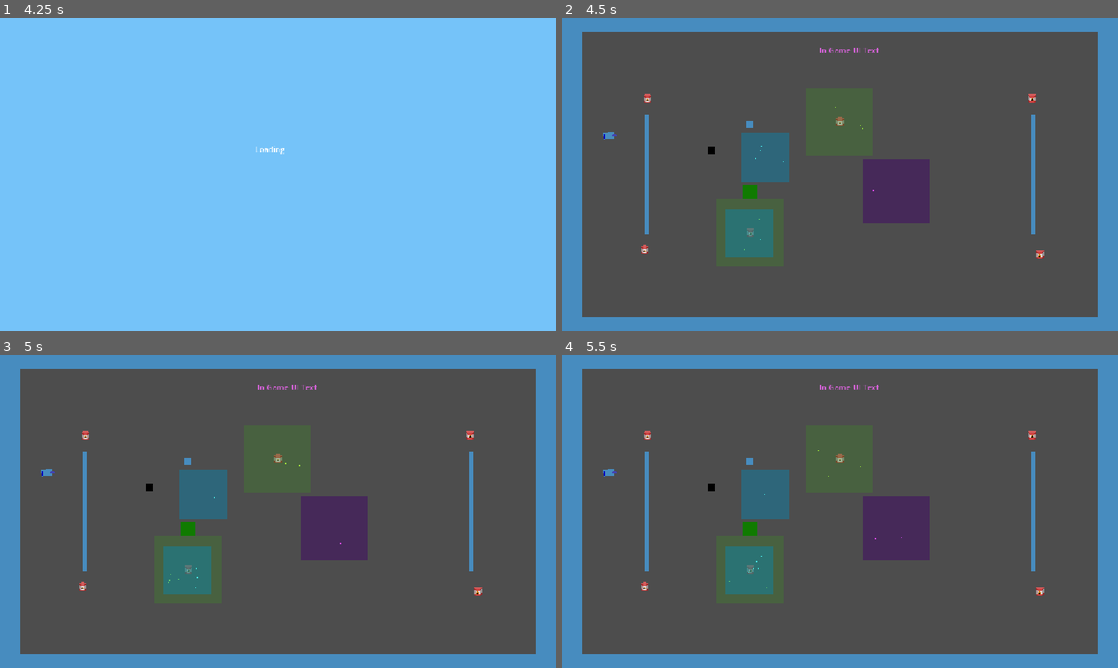
Above: before the commit, frames 1-4 (two rows, left to right).
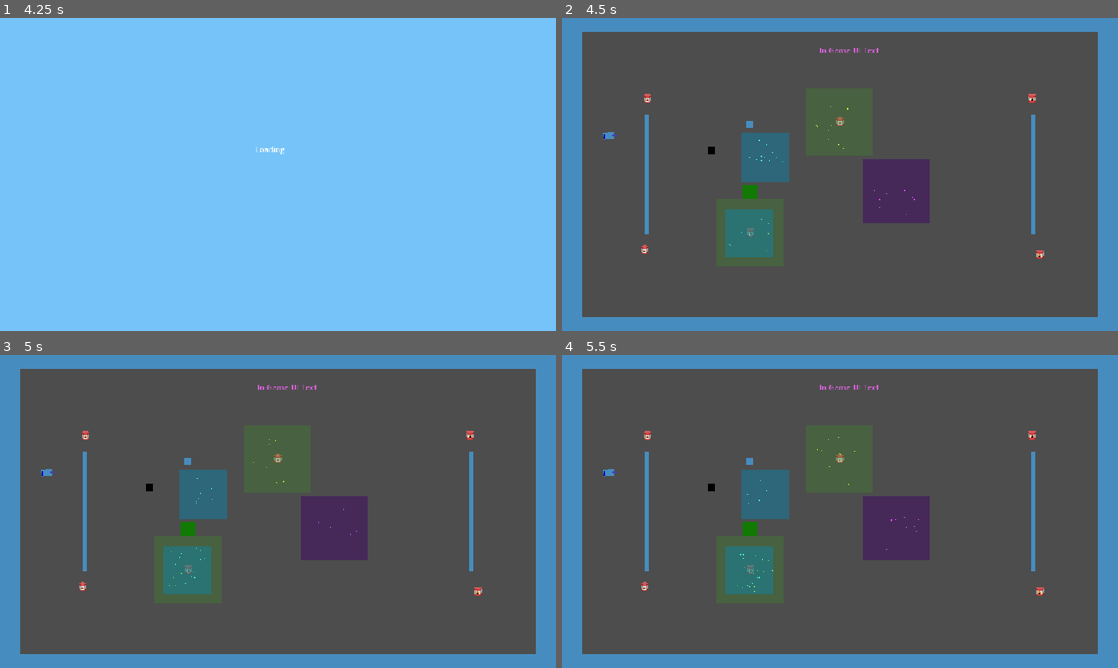
Above: after the commit, the same moments.

Repository: JoeyGiordano/TankTrouble2
Game: Godot game, scene res://game_container/game_container.tscn
The game is run twice, just before and just after one commit, with the same random seed, the same clock (stepped at 60 frames per second) and the same inputs. The engine's default icon, where the game draws it, is replaced by a stand-in: a white triangle on a blue panel in a dark square.
Inputs:
- Up to frame 1 (4.25 s): click "[CutSceneOver]" at 0.5 s; click "Play" at 1.25 s; click "Play!" at 2 s; tap Enter at 2.75 s; hold W (player1_up) 2.78-3.53 s; hold . (player0_shoot) 2.78-3.53 s; tap Space at 3.5 s; hold Down (ui_down) from 3.53 s (still down); tap Q (player1_shoot) at 3.6 s
- Up to frame 2 (4.5 s): tap Enter at 4.25 s; release Down (ui_down) at 4.28 s; hold W (player1_up) from 4.28 s (still down); tap K (player2_right) at 4.35 s
- Up to frame 3 (5 s): keep holding W (player1_up)
- Up to frame 4 (5.5 s): keep holding W (player1_up); tap Shift at 5.1 s

Frame 1 is identical in both runs. In frame 2, less than 0.1% of the frame differs, in the area x 30-64%, y 28-75%; in frame 3, less than 0.1%; in frame 4, less than 0.1%, in the area x 30-65%, y 26-76%.

Commit message:
tried to add animation to explosive barrel

Diff:
--- a/game/bullets/basic_bullet/basic_bullet.gd
+++ b/game/bullets/basic_bullet/basic_bullet.gd
@@ -59,4 +59,5 @@
 
 	#add the new bullet to the scene tree in the correct placem
 	Global.Entities.add_child(b)
+
 	return b
--- a/game/map_elements/bullet_speed_modifier_area.tscn
+++ b/game/map_elements/bullet_speed_modifier_area.tscn
@@ -38,7 +38,7 @@
 
 [node name="GPUParticles2D" type="GPUParticles2D" parent="."]
 modulate = Color(0.30109066, 0.9985567, 0.96971744, 1)
-amount = 12
+amount = 30
 preprocess = 0.5
 speed_scale = 0.8
 randomness = 0.5
--- a/game/map_elements/explosive_barrel.gd
+++ b/game/map_elements/explosive_barrel.gd
@@ -2,6 +2,8 @@
 #An area that when a bullet enters the area the barrel object is deleted and bullets are spawned in all directions
 
 #variables
+@export var animated_sprite_2d : AnimatedSprite2D
+@export var sprite2D : Sprite2D
 #health of the box
 @export var health : int
 var bullets : Array[BasicBullet] = []
@@ -9,13 +11,23 @@
 
 
 func explode() :
+	#turn on the animated sprite and turn off the normal sprite
+	animated_sprite_2d.visible = true
+	sprite2D.visible = false
+	animated_sprite_2d.play("Explode")
+	print("explode animation played")
+
+
 
 	#instantiate 8 bullets
 	for n in range(8):
+		print("created bullet")
 		var angle = deg_to_rad(n*45)#get the 45 degree angle in radians
 		var direction = Vector2.RIGHT.rotated(angle)#get the vector for the bullet
 		var b = BasicBullet.instantiate(global_position, 125.0, direction, 7.0)
 		bullets.append(b)
+		#get_tree().current_scene.add_child(b)
+	print("for loop finished")
 
 
 func _on_area_2d_body_entered(body: Node2D) -> void:
@@ -26,7 +38,13 @@
 		#update health
 		health -= 1
 		#explode if health = 0
-		if(health == 0):
-			queue_free()
+		if(health <= 0):
 			#spawn bullets
 			explode()
+			queue_free()
+
+
+
+#func _on_animated_sprite_2d_animation_finished() -> void:
+	#queue_free()
+	#pass
--- a/game/map_elements/explosive_barrel.tscn
+++ b/game/map_elements/explosive_barrel.tscn
@@ -1,8 +1,8 @@
-[gd_scene load_steps=6 format=3 uid="uid://dhnun2qb7oy3g"]
+[gd_scene load_steps=17 format=3 uid="uid://dhnun2qb7oy3g"]
 
 [ext_resource type="Script" uid="uid://ll22rw3b2kvr" path="res://game/map_elements/explosive_barrel.gd" id="1_qiun0"]
-[ext_resource type="Texture2D" uid="uid://dxe5rsvu84bgc" path="res://icon.svg" id="1_uocmh"]
 [ext_resource type="Texture2D" uid="uid://co2wwagvab7hc" path="res://explosive.png" id="3_epv1b"]
+[ext_resource type="Texture2D" uid="uid://cq02uhwvukke6" path="res://explosion_1_0-Sheet.png" id="4_48xmq"]
 
 [sub_resource type="RectangleShape2D" id="RectangleShape2D_qiun0"]
 size = Vector2(16, 16)
@@ -10,10 +10,95 @@
 [sub_resource type="RectangleShape2D" id="RectangleShape2D_epv1b"]
 size = Vector2(14, 14)
 
-[node name="Explosive Barrel" type="StaticBody2D"]
+[sub_resource type="AtlasTexture" id="AtlasTexture_2bgyj"]
+atlas = ExtResource("4_48xmq")
+region = Rect2(0, 0, 32, 32)
+
+[sub_resource type="AtlasTexture" id="AtlasTexture_q38wa"]
+atlas = ExtResource("4_48xmq")
+region = Rect2(32, 0, 32, 32)
+
+[sub_resource type="AtlasTexture" id="AtlasTexture_lpw64"]
+atlas = ExtResource("4_48xmq")
+region = Rect2(64, 0, 32, 32)
+
+[sub_resource type="AtlasTexture" id="AtlasTexture_c4q8o"]
+atlas = ExtResource("4_48xmq")
+region = Rect2(96, 0, 32, 32)
+
+[sub_resource type="AtlasTexture" id="AtlasTexture_l44op"]
+atlas = ExtResource("4_48xmq")
+region = Rect2(128, 0, 32, 32)
+
+[sub_resource type="AtlasTexture" id="AtlasTexture_s7r8w"]
+atlas = ExtResource("4_48xmq")
+region = Rect2(160, 0, 32, 32)
+
+[sub_resource type="AtlasTexture" id="AtlasTexture_okngi"]
+atlas = ExtResource("4_48xmq")
+region = Rect2(192, 0, 32, 32)
+
+[sub_resource type="AtlasTexture" id="AtlasTexture_e3ugx"]
+atlas = ExtResource("4_48xmq")
+region = Rect2(224, 0, 32, 32)
+
+[sub_resource type="AtlasTexture" id="AtlasTexture_1dxdl"]
+atlas = ExtResource("4_48xmq")
+region = Rect2(256, 0, 32, 32)
+
+[sub_resource type="AtlasTexture" id="AtlasTexture_fyotp"]
+atlas = ExtResource("3_epv1b")
+region = Rect2(0, 0, 32, 32)
+
+[sub_resource type="SpriteFrames" id="SpriteFrames_vorrb"]
+animations = [{
+"frames": [{
+"duration": 1.0,
+"texture": SubResource("AtlasTexture_2bgyj")
+}, {
+"duration": 1.0,
+"texture": SubResource("AtlasTexture_q38wa")
+}, {
+"duration": 1.0,
+"texture": SubResource("AtlasTexture_lpw64")
+}, {
+"duration": 1.0,
+"texture": SubResource("AtlasTexture_c4q8o")
+}, {
+"duration": 1.0,
+"texture": SubResource("AtlasTexture_l44op")
+}, {
+"duration": 1.0,
+"texture": SubResource("AtlasTexture_s7r8w")
+}, {
+"duration": 1.0,
+"texture": SubResource("AtlasTexture_okngi")
+}, {
+"duration": 1.0,
+"texture": SubResource("AtlasTexture_e3ugx")
+}, {
+"duration": 1.0,
+"texture": SubResource("AtlasTexture_1dxdl")
+}],
+"loop": false,
+"name": &"Explode",
+"speed": 20.0
+}, {
+"frames": [{
+"duration": 1.0,
+"texture": SubResource("AtlasTexture_fyotp")
+}],
+"loop": true,
+"name": &"default",
+"speed": 5.0
+}]
+
+[node name="Explosive Barrel" type="StaticBody2D" node_paths=PackedStringArray("animated_sprite_2d", "sprite2D")]
 collision_layer = 16
 collision_mask = 3
 script = ExtResource("1_qiun0")
+animated_sprite_2d = NodePath("AnimatedSprite2D")
+sprite2D = NodePath("Sprite2D")
 health = 1
 
 [node name="Area2D" type="Area2D" parent="."]
@@ -24,19 +109,20 @@
 visible = false
 shape = SubResource("RectangleShape2D_qiun0")
 
-[node name="Sprite2D" type="Sprite2D" parent="."]
-modulate = Color(0.94509804, 0, 0.03137255, 1)
-scale = Vector2(14, 14)
-texture = ExtResource("1_uocmh")
-region_enabled = true
-region_rect = Rect2(64, 66, 1, 1)
-
 [node name="CollisionShape2D" type="CollisionShape2D" parent="."]
 shape = SubResource("RectangleShape2D_epv1b")
 
-[node name="Sprite2D2" type="Sprite2D" parent="."]
+[node name="Sprite2D" type="Sprite2D" parent="."]
 scale = Vector2(0.6, 0.6)
 texture = ExtResource("3_epv1b")
 
+[node name="AnimatedSprite2D" type="AnimatedSprite2D" parent="."]
+visible = false
+position = Vector2(1.9073486e-06, 7.1054274e-15)
+scale = Vector2(0.59374994, 0.59374994)
+sprite_frames = SubResource("SpriteFrames_vorrb")
+animation = &"Explode"
+
 [connection signal="body_entered" from="Area2D" to="." method="_on_area_2d_body_entered"]
 [connection signal="body_entered" from="Area2D" to="Area2D" method="_on_body_entered"]
+[connection signal="animation_finished" from="AnimatedSprite2D" to="." method="_on_animated_sprite_2d_animation_finished"]
--- a/game/map_elements/magnetic_area.tscn
+++ b/game/map_elements/magnetic_area.tscn
@@ -38,7 +38,7 @@
 
 [node name="GPUParticles2D" type="GPUParticles2D" parent="."]
 modulate = Color(0.65148306, 1, 0.22609296, 1)
-amount = 12
+amount = 30
 preprocess = 0.5
 speed_scale = 0.8
 randomness = 0.5
--- a/game/map_elements/tank_stat_modifier_area.tscn
+++ b/game/map_elements/tank_stat_modifier_area.tscn
@@ -44,7 +44,7 @@
 
 [node name="GPUParticles2D" type="GPUParticles2D" parent="."]
 modulate = Color(0.87682986, 0.2999867, 1, 1)
-amount = 12
+amount = 30
 preprocess = 0.5
 speed_scale = 0.8
 randomness = 0.5
Binary file added: explosion_1_0-Sheet.png
Not shown, added: explosion_1_0-Sheet.png.import
